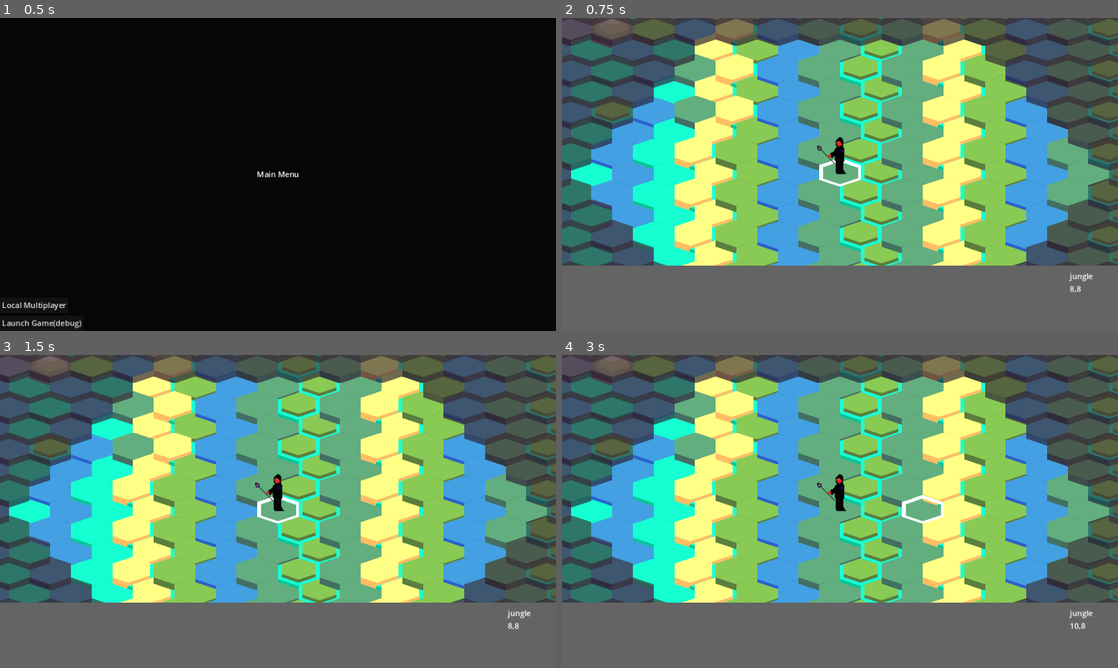
Above: before the commit, frames 1-4 (two rows, left to right).
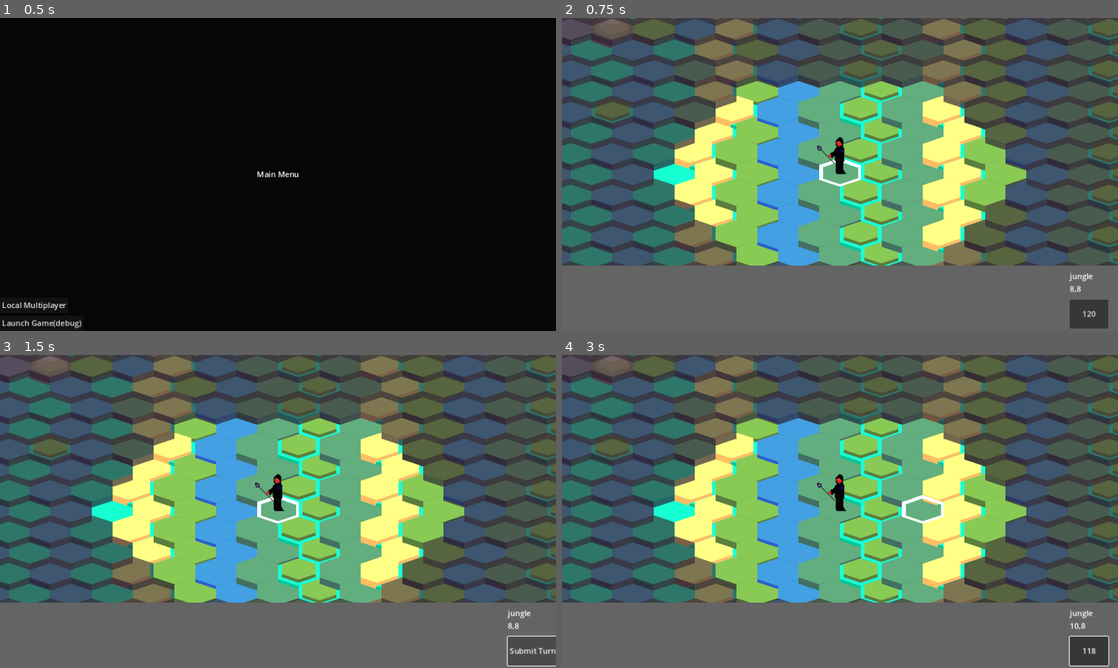
Above: after the commit, the same moments.

Repository: ahhnevermore/mixorcerers
Game: Godot game, scene res://scenes/client.tscn
The game is run twice, just before and just after one commit, with the same random seed, the same clock (stepped at 60 frames per second) and the same inputs. The engine's default icon, where the game draws it, is replaced by a stand-in: a white triangle on a blue panel in a dark square.
Inputs (mouse positions are in pixels of both pictures, inside the frame that each line leads up to):
- Up to frame 1 (0.5 s): no input
- Up to frame 2 (0.75 s): click "Launch Game(debug)" at 0.5 s
- Up to frame 3 (1.5 s): click (528, 652) at 1.25 s, where only the run after the commit has a clickable "120"
- Up to frame 4 (3 s): click (1095, 652) at 2 s, where only the run after the commit has a clickable "Submit Turn"; tap Enter at 2.75 s; move the mouse to (962, 495) at 2.77 s; hold D (cursor_right) from 2.78 s (still down); tap M (move) at 2.85 s

Frame 1 is identical in both runs. In frame 2, 27% of the frame differs, in the area x 1-99%, y 4-100%; in frame 3, 28%, in the area x 1-100%, y 4-100%; in frame 4, 28%.

Commit message:
progressing towards turn syncing

Diff:
--- a/scenes/Game/HUD.tscn
+++ b/scenes/Game/HUD.tscn
@@ -17,8 +17,8 @@
 grow_vertical = 0
 
 [node name="Sprite2D" type="Sprite2D" parent="Div"]
-position = Vector2(681, 67.5)
-scale = Vector2(1.18229, 0.208333)
+position = Vector2(577, 67.5)
+scale = Vector2(1.00174, 0.208333)
 texture = ExtResource("2_uq1cr")
 
 [node name="Stats" type="Label" parent="Div"]
@@ -122,5 +122,12 @@
 anchor_right = 1.0
 offset_left = -100.0
 offset_top = 10.0
-offset_bottom = 135.0
+offset_bottom = 70.0
 grow_horizontal = 0
+
+[node name="EndTurn" type="Button" parent="Div"]
+layout_mode = 0
+offset_left = 1052.0
+offset_top = 70.0
+offset_right = 1132.0
+offset_bottom = 130.0
--- a/scripts/Game/HUD.gd
+++ b/scripts/Game/HUD.gd
@@ -2,9 +2,20 @@
 extends CanvasLayer
 
 var inventory_max_size =8
+signal end_turn
+
+var endturn_state := "unhovered"
+var turn_time
+var is_myturn
 # Called when the node enters the scene tree for the first time.
 func _ready():
-	pass
+	$Div/EndTurn.pressed.connect(_on_endturn_pressed)
+	$Div/EndTurn.mouse_entered.connect(_on_endturn_mouse_entered)
+	$Div/EndTurn.mouse_exited.connect(_on_endturn_mouse_exited)
+
+
+
+
 # Called every frame. 'delta' is the elapsed time since the previous frame.
 func _process(_delta):
 	pass
@@ -60,3 +71,41 @@
 
 func clear_stats_display()->void:
 	$Div/Stats.text=""
+
+func _on_endturn_pressed():
+	if is_myturn:
+		end_turn.emit()
+
+func _on_endturn_mouse_entered():
+	endturn_state="hovered"
+	endturn_display()
+
+func _on_endturn_mouse_exited():
+	endturn_state = "unhovered"
+	endturn_display()
+
+func endturn_display():
+	if is_myturn:
+		if endturn_state == "hovered":
+			$Div/EndTurn.text = "Submit Turn"
+		else:
+			$Div/EndTurn.text = turn_time
+	else:
+		$Div/EndTurn.text = "Enemy Turn"
+func turn_timer(arg):
+	if arg:
+		turn_time = str(arg)
+		endturn_display()
+		get_tree().create_timer(1.).timeout.connect(turn_timer.bind(arg-1))
+	else:
+		turn_time = "TIMES UP!"
+		endturn_display()
+
+
+func _on_game_turn(_turn_number,arg_ismyturn) -> void:
+
+	is_myturn = arg_ismyturn
+	print(is_myturn)
+	if is_myturn:
+		turn_timer(120)
+	endturn_display()
--- a/scripts/Game/Units/player.gd
+++ b/scripts/Game/Units/player.gd
@@ -18,7 +18,7 @@
 	position= map.map_to_local(xy)
 	allies.push_back(self)
 	initial_stats = {'move':5,
-			'vision':6,
+			'vision':4,
 			'health':100,
 			'max_health':120}
 	modified_stats = initial_stats.duplicate(true)
--- a/scripts/Game/game.gd
+++ b/scripts/Game/game.gd
@@ -12,25 +12,34 @@
 
 var player#p1,p2
 var enemy
+
+var is_myturn
+
+signal turn
 #signal damage_trigger
 #signal terrain_trigger
 func setup(arg_player):
+
 	player = arg_player
 	if player == 'p1':
 		enemy ='p2'
+		is_myturn = true
 	else:
 		enemy='p1'
+		is_myturn = false
+
+
 func _ready():
 	mix_display_scene = load("res://scenes/Game/States/mix_display.tscn")
 	precast_display_scene=load("res://scenes/Game/States/precast_display.tscn")
 
-
+	turn.emit(0,is_myturn)
 	$Map.gen_map()
 	$Player.gen_visible_tiles()
 	$Player.display_vision([])
 	#$Player1.display_move_grid()
 	_on_cursor_changed()
-#
+
 #	print(IP.get_local_interfaces())
 #	var nums = [1,2,3,4]
 #	for num in nums:
--- a/scripts/Game/map.gd
+++ b/scripts/Game/map.gd
@@ -16,7 +16,7 @@
 	xw = map[0].size()
 	yw = map.size()
 	day = true
-	turn = 0
+
 
 
 
@@ -353,3 +353,7 @@
 #	"fire_affin":0.25,"water_affin":0.25,"earth_affin":0.25,"air_affin":0.25},
 #
 }
+
+
+func _on_game_turn(turn_number,_ismyturn) -> void:
+	turn = turn_number
--- a/scripts/client.gd
+++ b/scripts/client.gd
@@ -68,6 +68,8 @@
 	else:
 		set_anchors_and_offsets_preset(Control.PRESET_TOP_LEFT,Control.PRESET_MODE_KEEP_SIZE)
 		hgame = game_scene.instantiate()
+		hgame.turn.connect(hgame.get_node("Map")._on_game_turn)
+		hgame.turn.connect(hgame.get_node("HUD")._on_game_turn)
 		hgame.setup("p1" if players.size()==0 or multiplayer.get_unique_id() == players[0]['id'] else "p2")
 		add_child(hgame)
 
